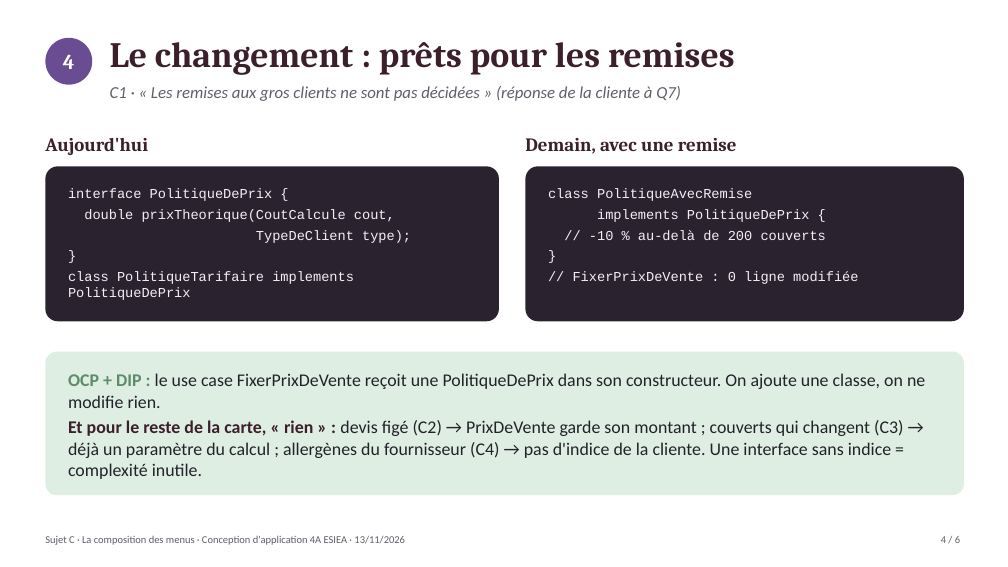
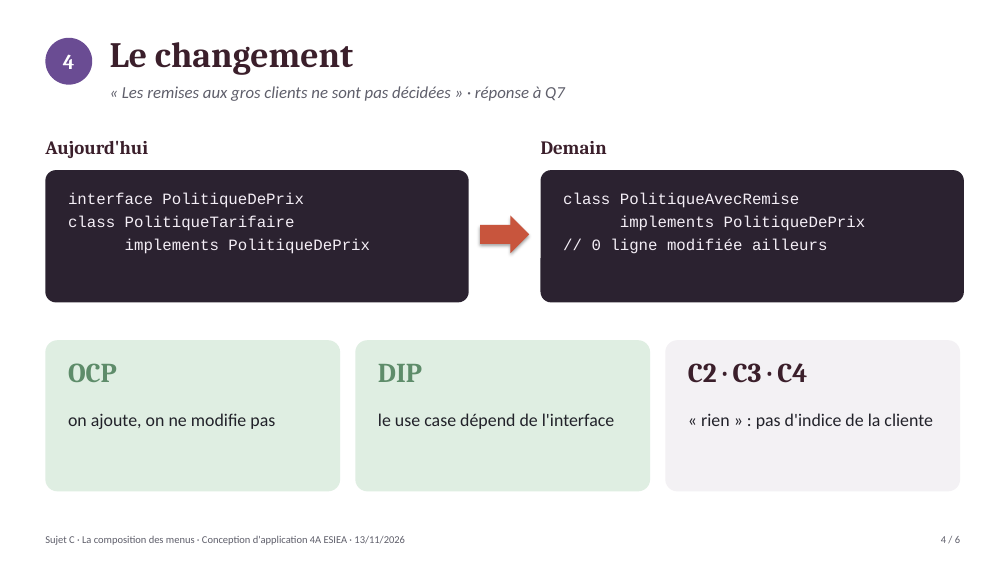
Before and after one commit to Barchah622/La-composition-des-menus, a slide deck: slide 5 of presentation/Presentation-Sujet-C.pptx (slide 4 before the commit). Drawn at 1008x567 pixels with LibreOffice and Linux fonts; fonts in the diff are those of the drawing. Boxes give left, top, right and bottom in pixels: in the first picture for what was removed or moved away, otherwise in the second. Text is boxed around its words. In the diff, an @@ line names an element or a change of style, - is before the commit and + after.

Commit message:
Présentation : diapo de couverture, moins de texte, même place pour chaque membre

```diff
--- a/presentation/Presentation-Sujet-C.pptx
+++ b/presentation/Presentation-Sujet-C.pptx
@@ text at [110,42,353,75]: text changed @@
-Le changement : prêts pour les remises
+Le changement
@@ text at [122,86,565,101]: text changed @@
-C1 · « Les remises aux gros clients ne sont pas décidées » (réponse de la cliente à Q7)
+« Les remises aux gros clients ne sont pas décidées » · réponse à Q7
@@ text at [541,141,607,154]: text changed @@
-Demain, avec une remise
+Demain
@@ rounded rectangle: place and size @@
-rounded rectangle at [45,166,499,321]
+rounded rectangle at [45,170,469,302]
@@ rounded rectangle: place and size @@
-rounded rectangle at [526,166,964,321]
+rounded rectangle at [541,170,964,302]
@@ text at [68,193,370,254]: text changed; size 13 to 15 pt @@
-interface PolitiqueDePrix {
-double prixTheorique(CoutCalcule cout,
-TypeDeClient type);
-}
-class PolitiqueTarifaire implements PolitiqueDePrix
+interface PolitiqueDePrix
+class PolitiqueTarifaire
+implements PolitiqueDePrix
@@ text at [563,193,799,208]: size 13 to 15 pt in "class PolitiqueAvecRemise" @@
@@ text "class PolitiqueAvecRemise": place and size @@
-text "class PolitiqueAvecRemise" at [548,189,858,284]
+text "class PolitiqueAvecRemise" at [563,193,866,254]
@@ right arrow added at [480,216,529,253], fill #C8553D @@
@@ text at [592,216,866,254]: text changed; size 13 to 15 pt @@
-implements PolitiqueDePrix {
-// -10 % au-delà de 200 couverts
-}
-// FixerPrixDeVente : 0 ligne modifiée
+implements PolitiqueDePrix
+// 0 ligne modifiée ailleurs
@@ rounded rectangle added at [45,340,340,492], fill #DFEEE2 @@
@@ rounded rectangle: place and size @@
-rounded rectangle at [45,352,964,495]
+rounded rectangle at [355,340,650,492]
@@ rounded rectangle added at [665,340,960,492], fill #F3F1F4 @@
@@ text removed at [68,373,925,479] @@
-OCP + DIP : le use case FixerPrixDeVente reçoit une PolitiqueDePrix dans son constructeur. On ajoute une classe, on ne modifie rien.
-Et pour le reste de la carte, « rien » : devis figé (C2) → PrixDeVente garde son montant ; couverts qui changent (C3) → déjà un paramètre du calcul ; allergènes du fournisseur (C4) → pas d'indice de la cliente. Une interface sans indice = complexité inutile.
@@ text added at [68,363,117,382], 26 pt, text #5E8C6A, bold @@
+OCP
@@ text added at [378,364,422,382], 26 pt, text #5E8C6A, bold @@
+DIP
@@ text added at [688,363,807,383], 26 pt, text #3B1F2B, bold @@
+C2 · C3 · C4
@@ text added at [68,413,275,429], 17 pt, text #22222A @@
+on ajoute, on ne modifie pas
@@ text added at [378,413,614,429], 17 pt, text #22222A @@
+le use case dépend de l'interface
@@ text added at [701,413,933,429], 17 pt, text #22222A @@
+« rien » : pas d'indice de la cliente
```
Also in this commit, not shown: 4 other slides changed, 2 slides added, 1 slide removed, 1 other file.
